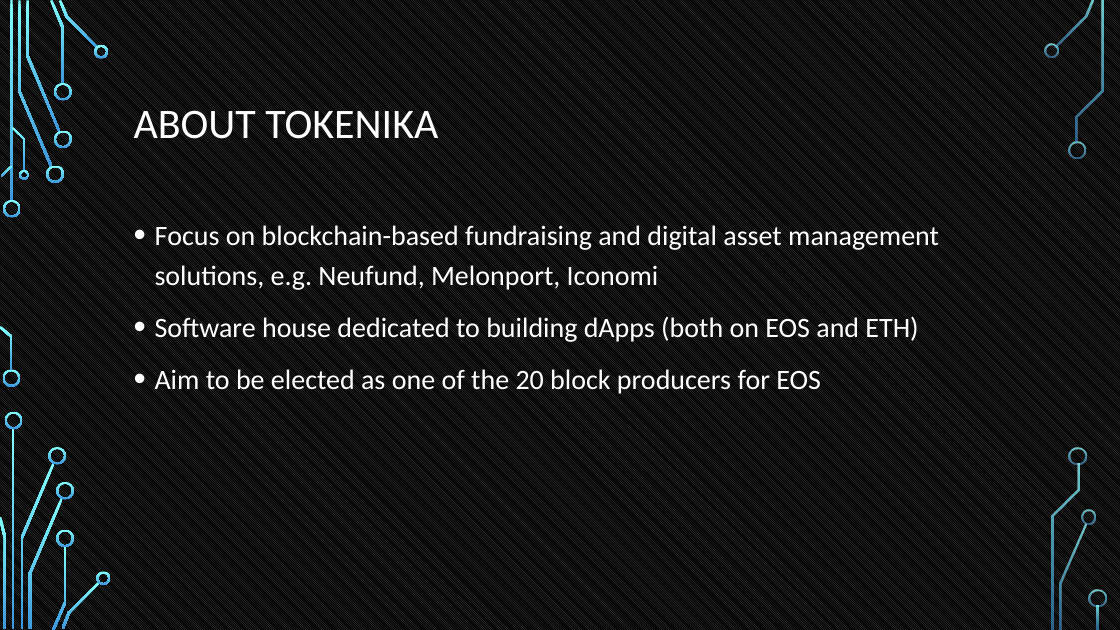
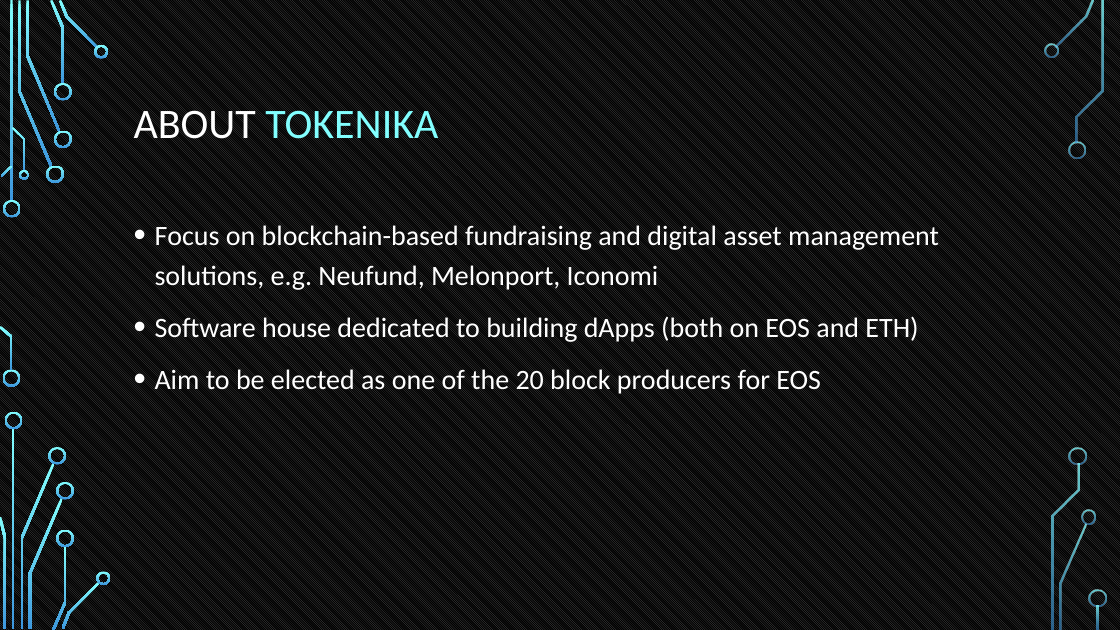
Before and after one commit to tokenika/tokenika.github.io, a slide deck: slide 43 of WarsawBlock.pptx (slide 42 before the commit). Drawn at 1120x630 pixels with LibreOffice and Linux fonts; fonts in the diff are those of the drawing. Boxes give left, top, right and bottom in pixels: in the first picture for what was removed or moved away, otherwise in the second. Text is boxed around its words. In the diff, an @@ line names an element or a change of style, - is before the commit and + after.

```diff
--- a/WarsawBlock.pptx
+++ b/WarsawBlock.pptx
@@ title "ABOUT TOKENIKA" at (x1=134, y1=110, x2=438, y2=139): text colour #FFFFFF to #82FFFF in "TOKENIKA" @@
```
Also in this commit, not shown: 6 other slides changed, 1 slide added.
